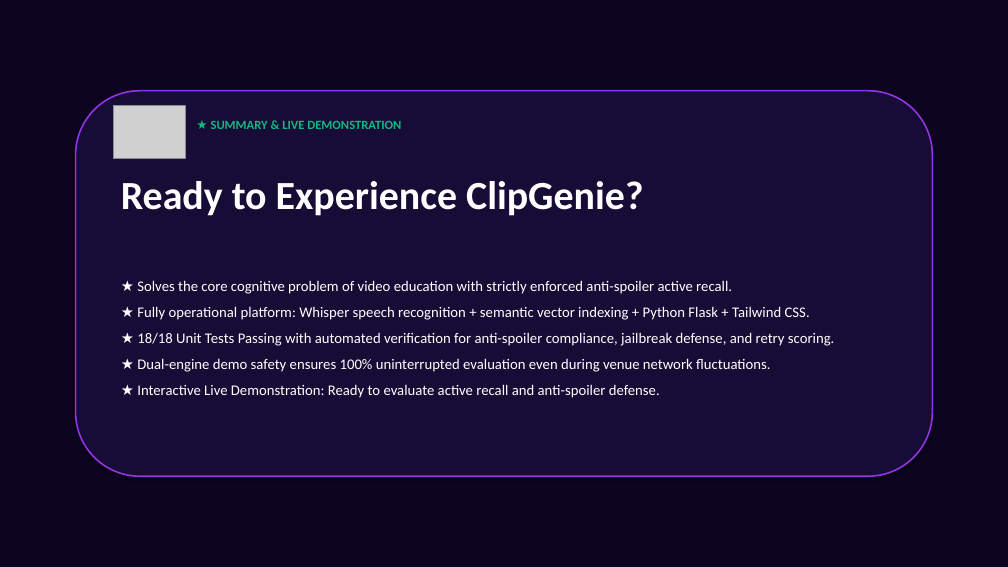
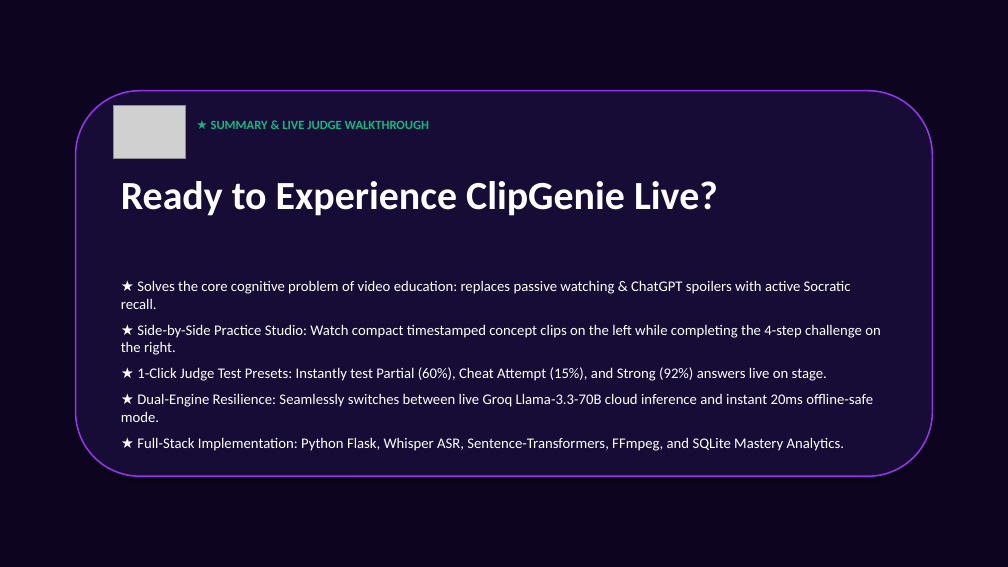
Before and after one commit to ansnaeemcodes/clipgenie, a slide deck: slide 10 of ClipGenie_Presentation.pptx. Drawn at 1008x567 pixels with LibreOffice and Linux fonts; fonts in the diff are those of the drawing; grey boxes stand for pictures. Boxes give left, top, right and bottom in pixels: in the first picture for what was removed or moved away, otherwise in the second. Text is boxed around its words. In the diff, an @@ line names an element or a change of style, - is before the commit and + after.

Commit message:
style(ui): redesign Practice Studio & Home layout for zero dead space and upgrade pitch deck

```diff
--- a/ClipGenie_Presentation.pptx
+++ b/ClipGenie_Presentation.pptx
@@ text at <box>211,120,429,129</box>: text changed @@
-★ SUMMARY & LIVE DEMONSTRATION
+★ SUMMARY & LIVE JUDGE WALKTHROUGH
@@ text at <box>121,181,718,216</box>: text changed @@
-Ready to Experience ClipGenie?
+Ready to Experience ClipGenie Live?
@@ text at <box>121,280,880,451</box>: text changed @@
-★ Solves the core cognitive problem of video education with strictly enforced anti-spoiler active recall.
-★ Fully operational platform: Whisper speech recognition + semantic vector indexing + Python Flask + Tailwind CSS.
-★ 18/18 Unit Tests Passing with automated verification for anti-spoiler compliance, jailbreak defense, and retry scoring.
-★ Dual-engine demo safety ensures 100% uninterrupted evaluation even during venue network fluctuations.
-★ Interactive Live Demonstration: Ready to evaluate active recall and anti-spoiler defense.
+★ Solves the core cognitive problem of video education: replaces passive watching & ChatGPT spoilers with active Socratic recall.
+★ Side-by-Side Practice Studio: Watch compact timestamped concept clips on the left while completing the 4-step challenge on the right.
+★ 1-Click Judge Test Presets: Instantly test Partial (60%), Cheat Attempt (15%), and Strong (92%) answers live on stage.
+★ Dual-Engine Resilience: Seamlessly switches between live Groq Llama-3.3-70B cloud inference and instant 20ms offline-safe mode.
+★ Full-Stack Implementation: Python Flask, Whisper ASR, Sentence-Transformers, FFmpeg, and SQLite Mastery Analytics.
```
Also in this commit, not shown: 3 other slides changed, 8 other files.
